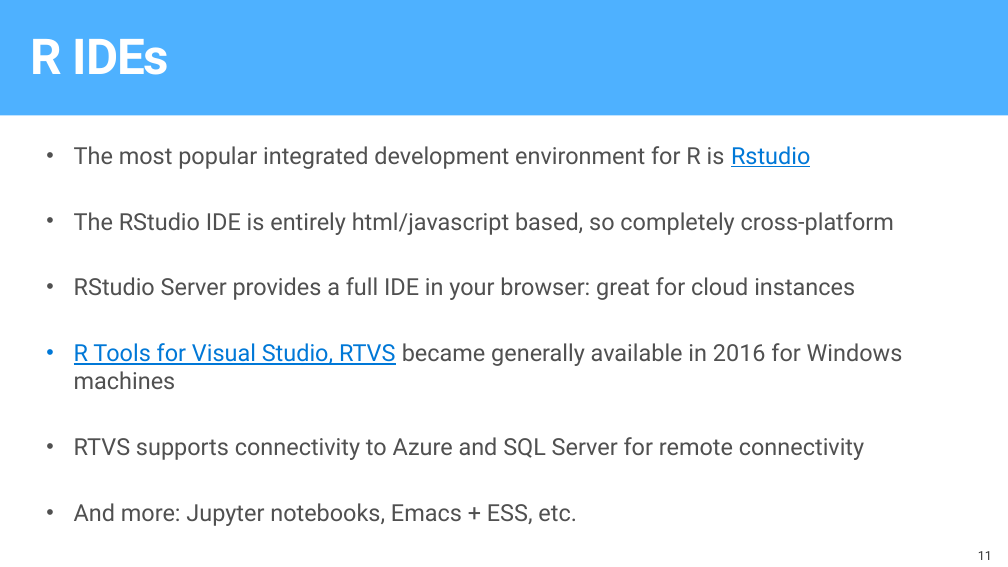
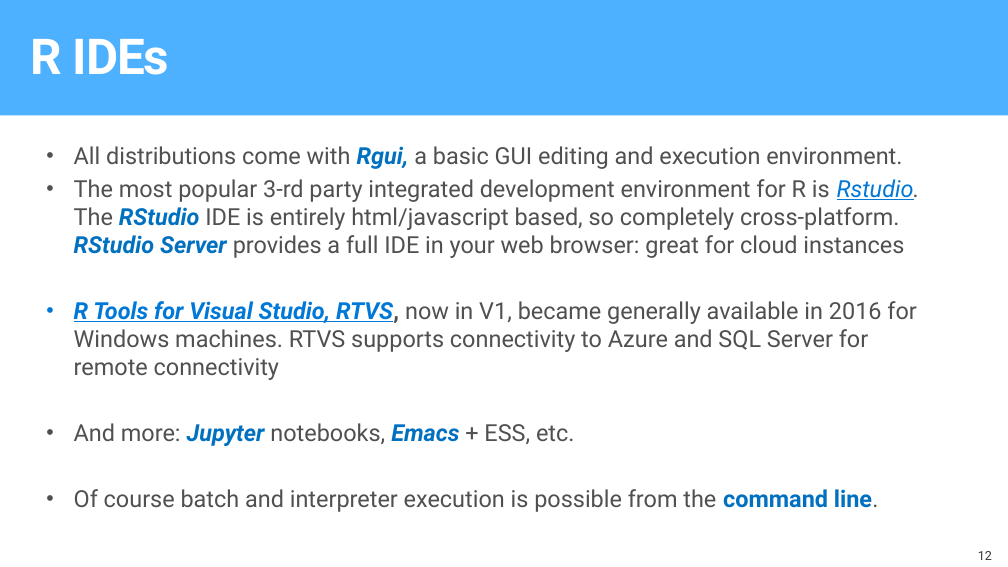
Before and after one commit to microsoft/AI-Immersion-Workshop, a slide deck: slide 12 of Applied Machine Learning for Developers/R server Tools for scaling R using Azure/docs/ToolsForScalingRUsingAzure.pptx (slide 11 before the commit). Drawn at 1008x567 pixels with LibreOffice and Linux fonts; fonts in the diff are those of the drawing; background and template pictures are left out. Boxes give left, top, right and bottom in pixels: in the first picture for what was removed or moved away, otherwise in the second. Text is boxed around its words. In the diff, an @@ line names an element or a change of style, - is before the commit and + after.

Commit message:
Extended readme, with windows shell alternatives. Also slide deck edit

```diff
--- a/Applied Machine Learning for Developers/R server Tools for scaling R using Azure/docs/ToolsForScalingRUsingAzure.pptx
+++ b/Applied Machine Learning for Developers/R server Tools for scaling R using Azure/docs/ToolsForScalingRUsingAzure.pptx
@@ text at (74, 146, 920, 380): text changed @@
-• The most popular integrated development environment for R is Rstudio
-• The RStudio IDE is entirely html/javascript based, so completely cross-platform
-• RStudio Server provides a full IDE in your browser: great for cloud instances
-• R Tools for Visual Studio, RTVS became generally available in 2016 for Windows machines
-• RTVS supports connectivity to Azure and SQL Server for remote connectivity
+• All distributions come with Rgui, a basic GUI editing and execution environment.
+• The most popular 3-rd party integrated development environment for R is Rstudio. The RStudio IDE is entirely html/javascript based, so completely cross-platform. RStudio Server provides a full IDE in your web browser: great for cloud instances
+• R Tools for Visual Studio, RTVS, now in V1, became generally available in 2016 for Windows machines. RTVS supports connectivity to Azure and SQL Server for remote connectivity
@@ text at (74, 423, 575, 446): text colour #505050 to #0070C0, bold on, italic on in "Jupyter Emacs" @@
@@ text at (74, 489, 879, 512): paragraph added @@
+• Of course batch and interpreter execution is possible from the command line.
@@ page number at (978, 551, 992, 560): text changed @@
-11
+12
```
Also in this commit, not shown: 11 other slides changed, 3 slides added, 3 other files.
